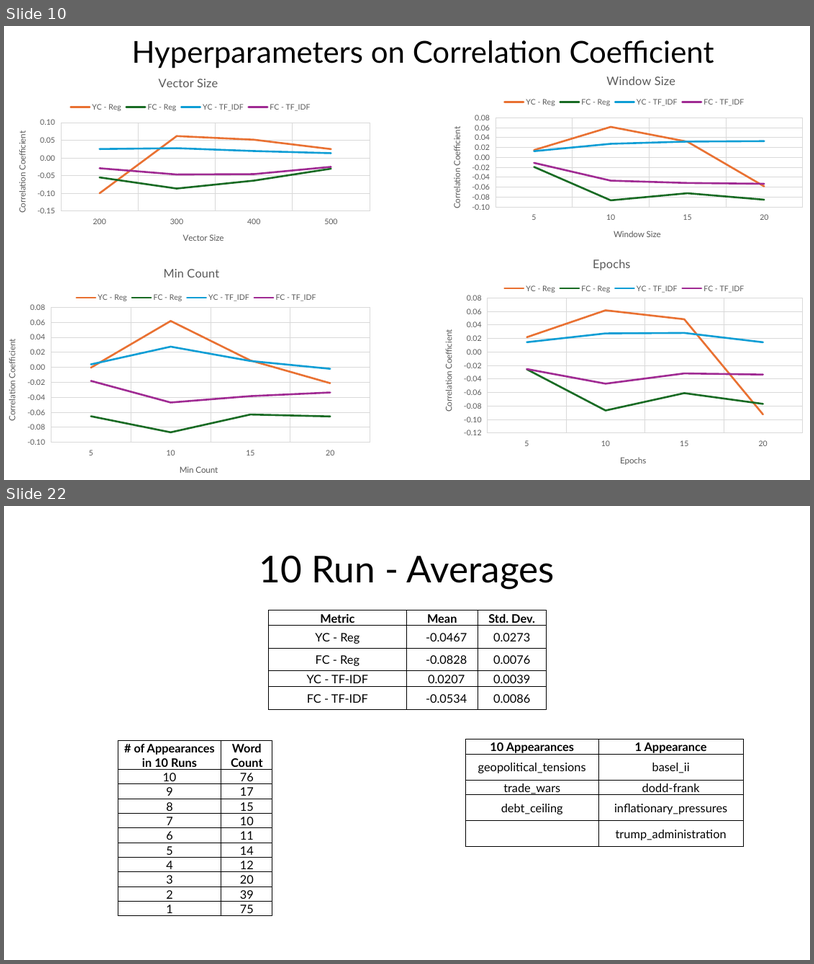
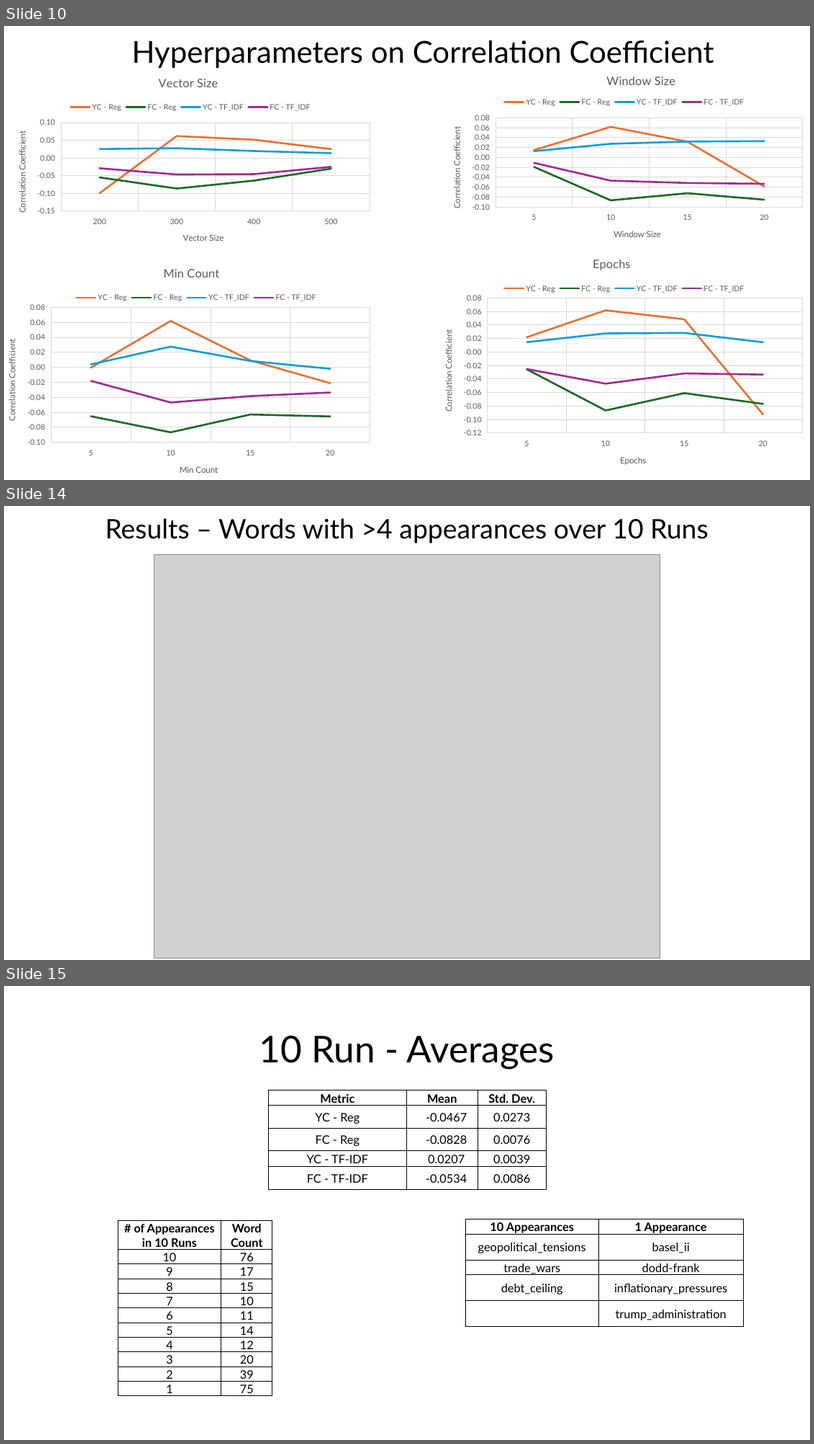
Before and after one commit to sstagliano02/msds_capstone, a slide deck: Analyzing Bank Uncertainty with Word Embeddings.pptx. Shown one above the other, each under a label of ours: slides 10 and 22 before the commit, slides 10, 14 and 15 after it; the slides between them are not shown. The pictures are 814x964 and 814x1444 pixels, drawn with LibreOffice and Linux fonts; fonts in the diff are those of the drawing; grey boxes stand for pictures. Boxes give left, top, right and bottom in pixels: in the first picture for what was removed or moved away, otherwise in the second. Text is boxed around its words. In the diff, an @@ line names an element or a change of style, - is before the commit and + after.

```diff
--- a/Analyzing Bank Uncertainty with Word Embeddings.pptx
+++ b/Analyzing Bank Uncertainty with Word Embeddings.pptx
@@ slide 14 added at [4,506,810,960], background #FFFFFF @@
@@ title added at [106,518,708,543], 32 pt, text #000000 @@
+Results – Words with >4 appearances over 10 Runs
@@ picture added at [154,554,661,958] @@
@@ what was slide 22 is now slide 15 @@
```
Also in this commit, not shown: 8 slides changed, 3 other slides added, 2 slides removed, 2 other files.
